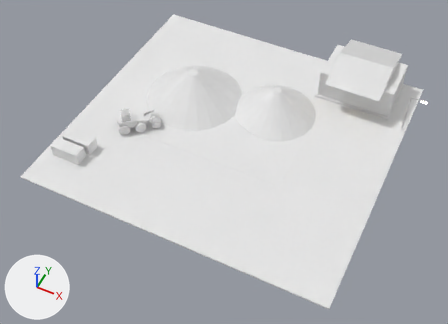
What one commit did to the FBX model Assets/Art/KayseriIsland/Models/Phase1/Depot_P1.fbx.
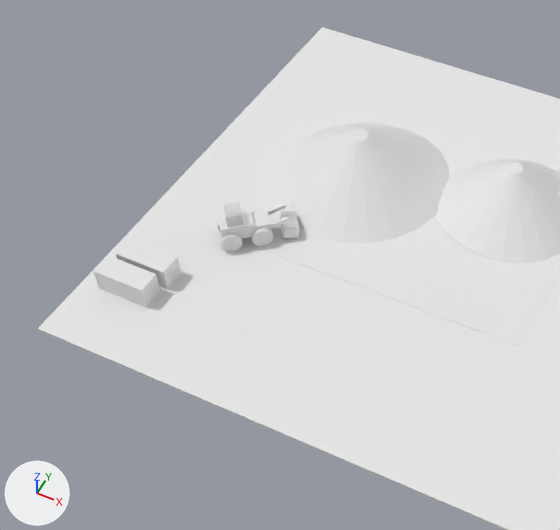
Old and new are each drawn whole from a camera (50 mm lens) standing at (43.9, 34.5, 104.5) and looking at (1.3, 119.8, -2.0) and again close up on the part from 0% to 67% of the width and 0% to 88% of the height. Lighting does not change. The marker at lower left points along +X, +Y and +Z. The older version's two pictures come first. Where no turn or scale is listed for an object, it has been applied to the vertices.

The older version as bpy lines, for what is in view:
```python
ob_depot_containers = bpy.data.objects.new('Depot.Containers', me_depot_containers_001)
ob_depot_containers.location = (0.0, 0.0, 0.0)
ob_depot_loader = bpy.data.objects.new('Depot.Loader', me_depot_loader_001)
ob_depot_loader.location = (-22.0, 118.0, 0.3)
ob_depot_pile0 = bpy.data.objects.new('Depot.Pile0', me_depot_pile0_001)
ob_depot_pile0.location = (-14.0, 134.0, 0.3)
ob_depot_yard = bpy.data.objects.new('Depot.Yard', me_depot_yard_001)
ob_depot_yard.location = (0.0, 0.0, 0.0)
# also in view: 'Depot.Pile1' at (6.0, 138.0, 3.8)
```
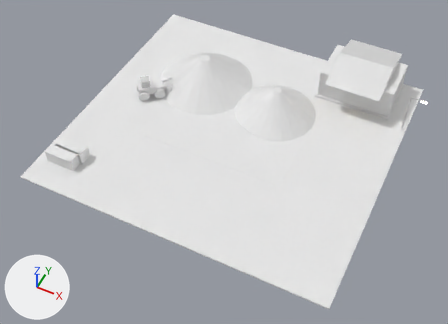
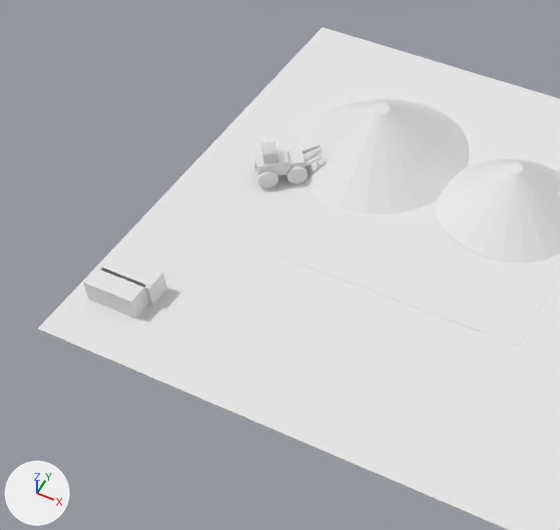
The newer file is also turned or shifted as a whole; pictures and numbers use the older file's frame.

Changed parts and their boxes [x1, y1, x2, y2] in the close-ups (560 x 530 px; the box of a moved part takes in the faces that stretch with it):
'Depot.Pile0', moved
    before: [274, 123, 450, 244]
    after: [297, 99, 469, 214]
'Depot.Containers', reshaped (7% shorter)
    before: [94, 238, 181, 307]
    after: [83, 254, 167, 318]
'Depot.Loader', moved
    before: [217, 202, 300, 251]
    after: [254, 141, 323, 189]
part 1 of me_depot_containers_001, moved or reshaped
    before: [94, 257, 160, 307]
    after: [83, 266, 149, 318]
part 2 of me_depot_containers_001, moved or reshaped
    before: [116, 238, 181, 289]
    after: [101, 254, 167, 306]

The change, as a list of edits to the scene's bpy script:
```text
Change me_depot_containers_001:
    used by ob_depot_containers; location = (0.0, 0.0, 0.0)
    remove me_depot_containers_001.from_pydata(...)  # 16 vertices, 24 faces; spans x -33.5..-25.9, y 102.5..109.1, z 0.3..3.3
    add me_depot_containers_001.from_pydata(...)  # 16 vertices, 24 faces; spans x -33.5..-25.9, y 100.5..106.1, z 0.3..3.3
    me_depot_containers_001 part 1: the loose piece of 8 vertices spanning x -33.5..-26.5, y 102.5..105.5, z 0.3..3.3 is moved by (0.0, -2.0, 0.0)
    me_depot_containers_001 part 2: the loose piece of 8 vertices spanning x -32.9..-25.9, y 106.1..109.1, z 0.3..3.3 is moved by (0.0, -3.0, 0.0)
Change ob_depot_pile0:
    ob_depot_pile0.location: (-14.0, 134.0, 0.3) -> (-14.0, 140.0, 0.3)
Change ob_depot_loader:
    ob_depot_loader.location: (-22.0, 118.0, 0.3) -> (-24.0, 130.0, 0.3)
```
